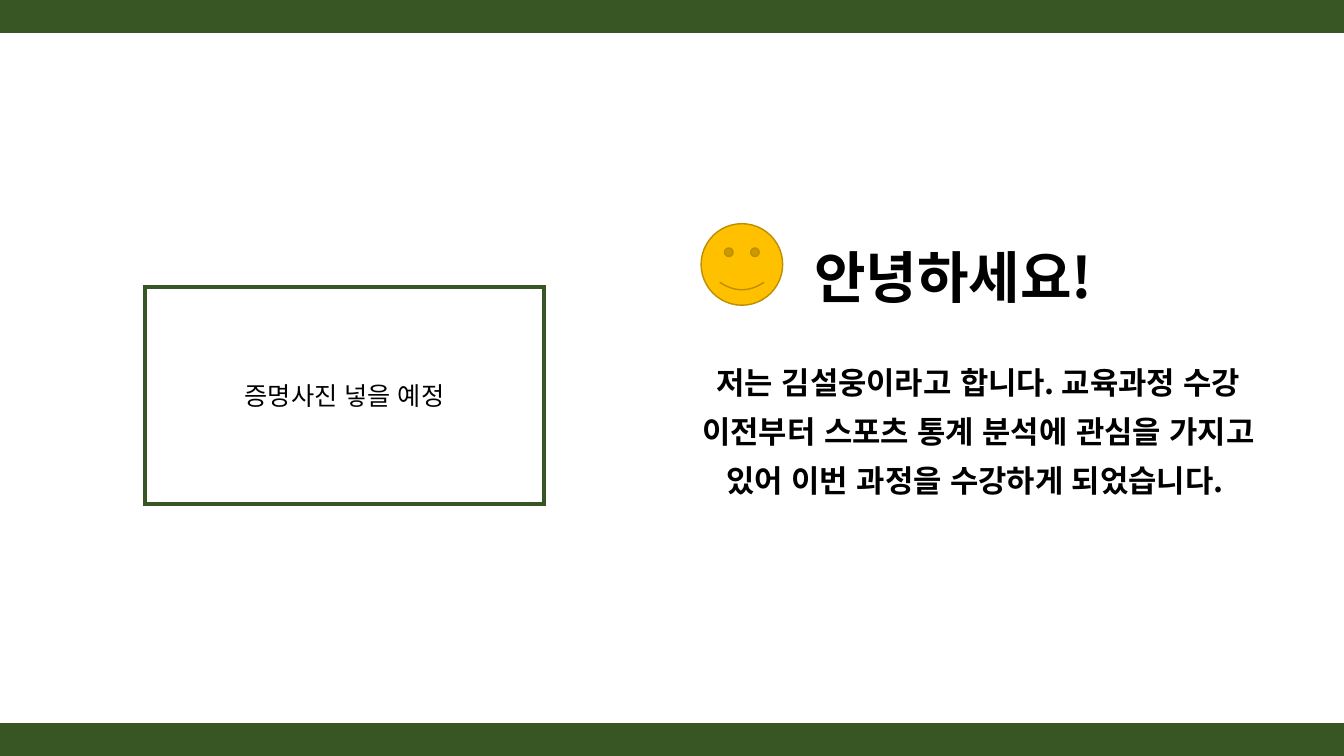
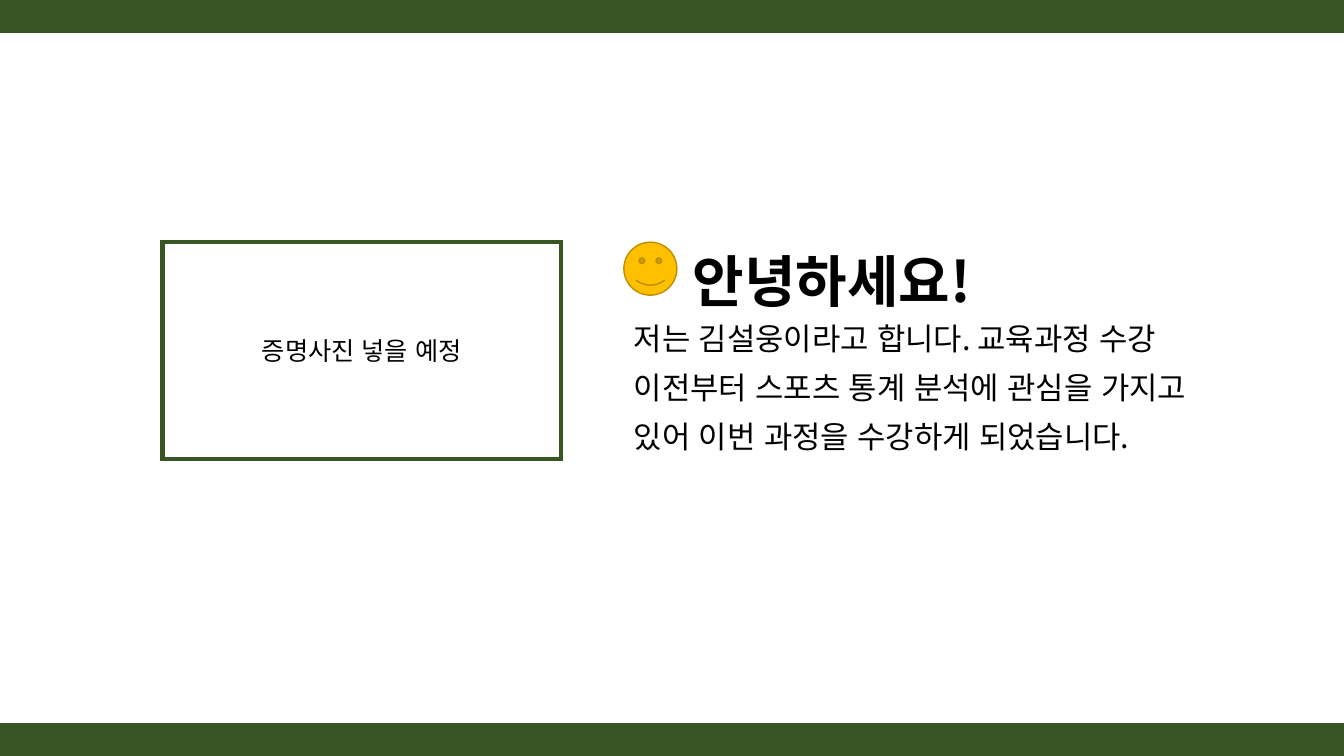
Before and after one commit to Gray116/BigData_Academy_1, a slide deck: slide 2 of 00_Projects/김설웅_개인프로젝트.pptx. Drawn at 1344x756 pixels with LibreOffice and Linux fonts; fonts in the diff are those of the drawing. Boxes give left, top, right and bottom in pixels: in the first picture for what was removed or moved away, otherwise in the second. Text is boxed around its words. In the diff, an @@ line names an element or a change of style, - is before the commit and + after.

```diff
--- a/00_Projects/김설웅_개인프로젝트.pptx
+++ b/00_Projects/김설웅_개인프로젝트.pptx
@@ text "안녕하세요!": place and size @@
-text "안녕하세요!" at (814,251,1092,303)
+text "안녕하세요!" at (693,255,971,307)
@@ rectangle "증명사진 넣을 예정": place and size @@
-rectangle "증명사진 넣을 예정" at (145,287,543,504)
+rectangle "증명사진 넣을 예정" at (162,242,561,459)
@@ smiley face: place and size @@
-smiley face at (702,224,783,306)
+smiley face at (624,242,678,295)
@@ text "저는 김설웅이라고 합니다. 교육과정 수강 ...": place and size @@
-text "저는 김설웅이라고 합니다. 교육과정 수강 ..." at (702,368,1255,495)
+text "저는 김설웅이라고 합니다. 교육과정 수강 ..." at (634,324,1186,451)
@@ text "저는 김설웅이라고 합니다. 교육과정 수강 ..." at (634,324,1186,451): bold off; alignment centre to left @@
```
Also in this commit, not shown: 5 other slides changed, 12 slides added, 1 slide removed, 1 other file.
